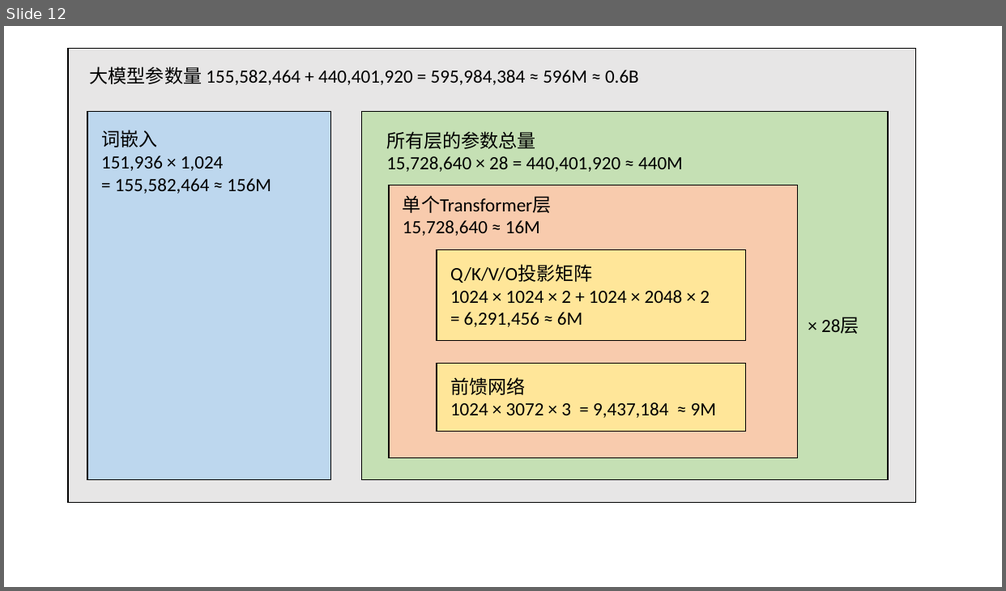
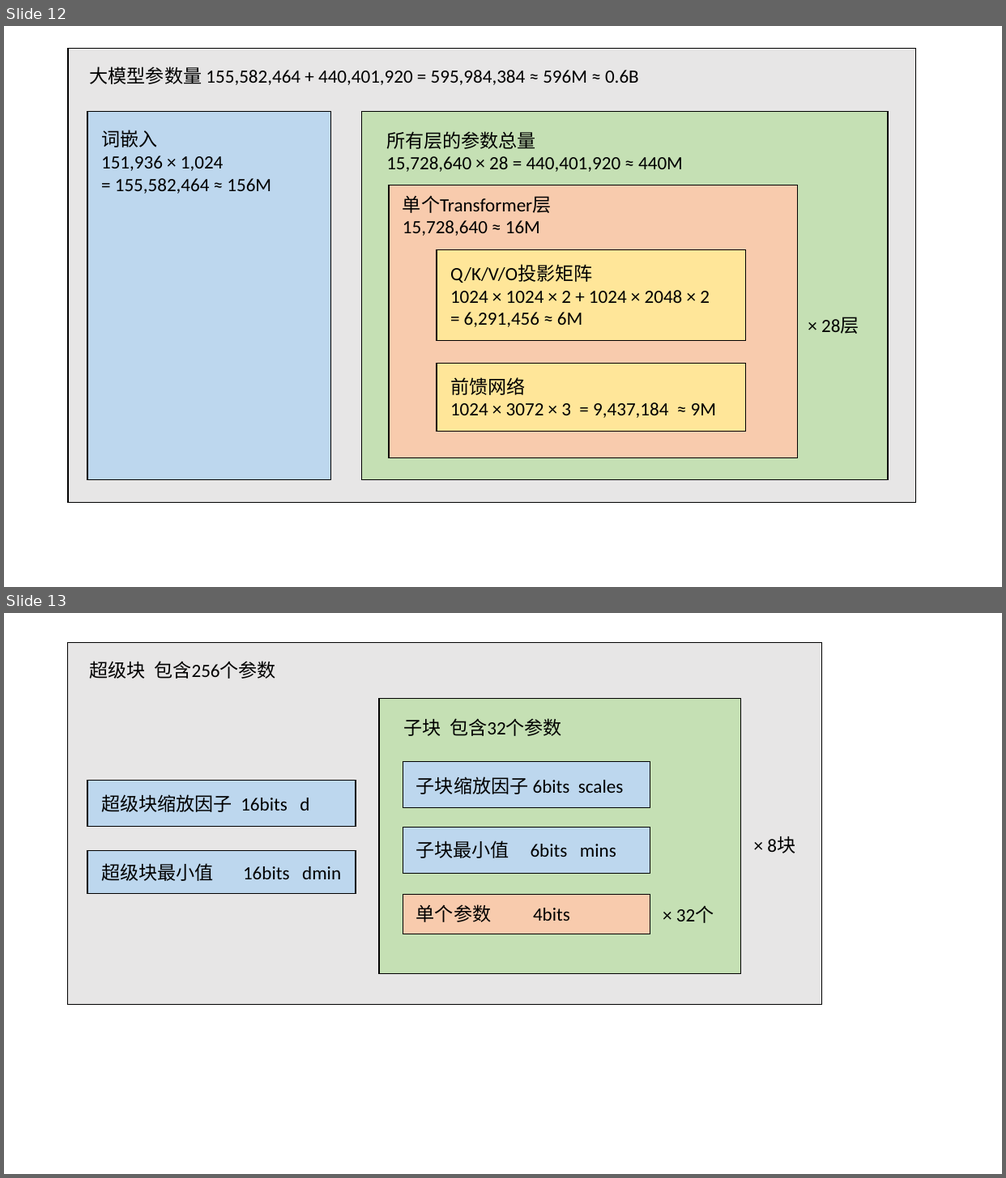
Before and after one commit to jzplp/jzplp.github.io, a slide deck: raws/画图.pptx. Shown one above the other, each under a label of ours: slide 12 before the commit, slides 12 and 13 after it. The pictures are 1006x591 and 1006x1178 pixels, drawn with LibreOffice and Linux fonts; fonts in the diff are those of the drawing. Boxes give left, top, right and bottom in pixels: in the first picture for what was removed or moved away, otherwise in the second. Text is boxed around its words. In the diff, an @@ line names an element or a change of style, - is before the commit and + after.

```diff
--- a/raws/画图.pptx
+++ b/raws/画图.pptx
@@ slide 13 added at (x1=4, y1=613, x2=1002, y2=1174), background #FFFFFF @@
@@ rectangle added at (x1=68, y1=642, x2=821, y2=1004), fill #E7E6E6, outline #000000 1 pt @@
@@ text added at (x1=90, y1=661, x2=276, y2=679), 18 pt, text #000000 @@
+超级块 包含256个参数
@@ group added at (x1=87, y1=781, x2=356, y2=894): 2 rectangles, 2 texts @@
+超级块最小值 16bits dmin
+超级块缩放因子 16bits d
@@ group added at (x1=379, y1=698, x2=795, y2=973): 5 rectangles, 5 texts @@
+单个参数 4bits
+× 32个
+× 8块
+子块 包含32个参数
+子块缩放因子 6bits scales
+子块最小值 6bits mins
```
Also in this commit, not shown: 1 other slide added, 2 other files.
